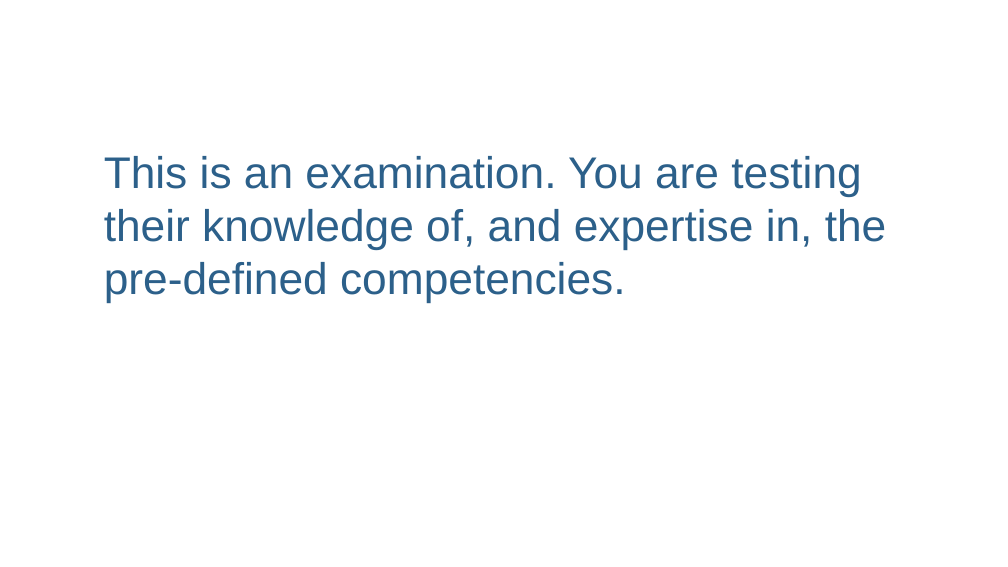
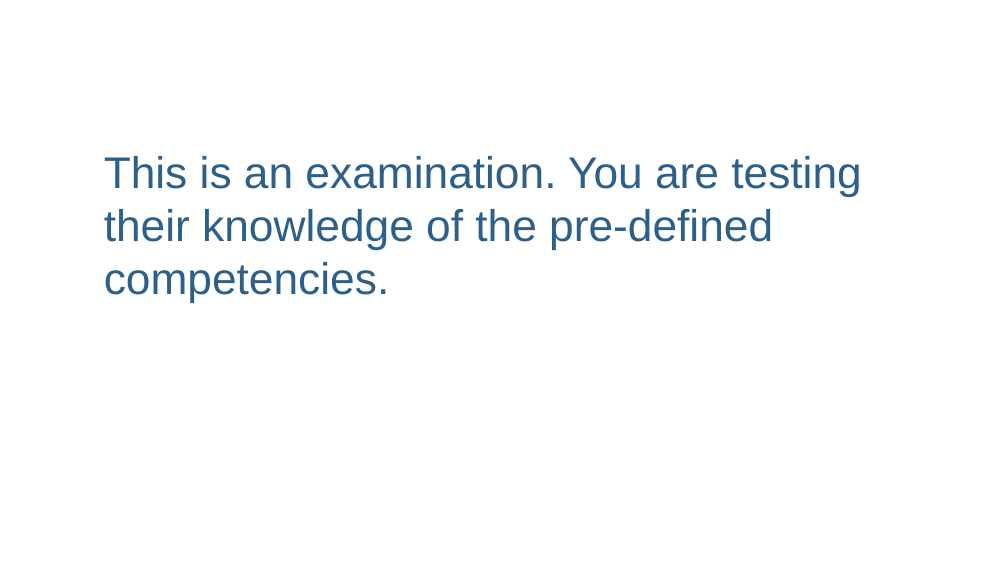
Before and after one commit to usds/SME-QA-Website, a slide deck: slide 5 of toolkit/phone-assessment-interviews/phone-interview-training-presentation.pptx. Drawn at 1008x567 pixels with LibreOffice and Linux fonts; fonts in the diff are those of the drawing. Boxes give left, top, right and bottom in pixels: in the first picture for what was removed or moved away, otherwise in the second. Text is boxed around its words. In the diff, an @@ line names an element or a change of style, - is before the commit and + after.

```diff
--- a/toolkit/phone-assessment-interviews/phone-interview-training-presentation.pptx
+++ b/toolkit/phone-assessment-interviews/phone-interview-training-presentation.pptx
@@ title at [104,156,861,302]: text changed @@
-This is an examination. You are testing their knowledge of, and expertise in, the pre-defined competencies.
+This is an examination. You are testing their knowledge of the pre-defined competencies.
```
Also in this commit, not shown: 12 other slides changed, 4 slides added, 6 slides removed, 3 other files.
